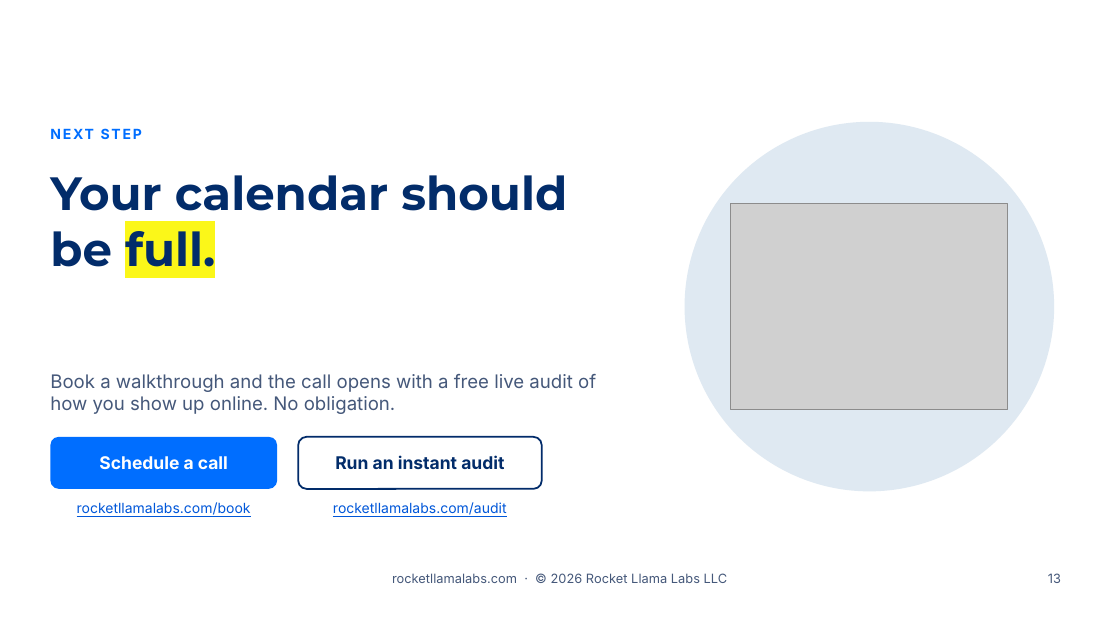
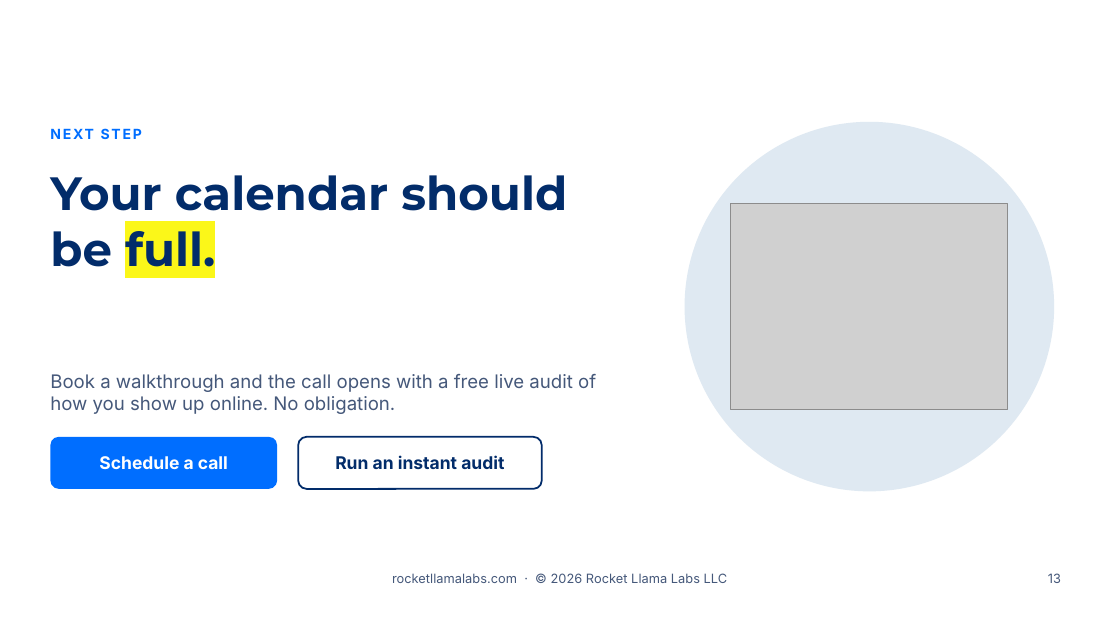
Before and after one commit to RocketLlamaLabs/rocketllama-website, a slide deck: slide 13 of public/slides/v1/rocket-llama-labs-sales-presentation-v1.pptx. Drawn at 1120x630 pixels with LibreOffice and Linux fonts; fonts in the diff are those of the drawing; grey boxes stand for pictures; background and template pictures are left out. Boxes give left, top, right and bottom in pixels: in the first picture for what was removed or moved away, otherwise in the second. Text is boxed around its words. In the diff, an @@ line names an element or a change of style, - is before the commit and + after.

```diff
--- a/public/slides/v1/rocket-llama-labs-sales-presentation-v1.pptx
+++ b/public/slides/v1/rocket-llama-labs-sales-presentation-v1.pptx
@@ text removed at (77,502,251,517) @@
-rocketllamalabs.com/book
@@ text removed at (333,502,507,517) @@
-rocketllamalabs.com/audit
```
Also in this commit, not shown: 1 other slide changed, 2 other files.
